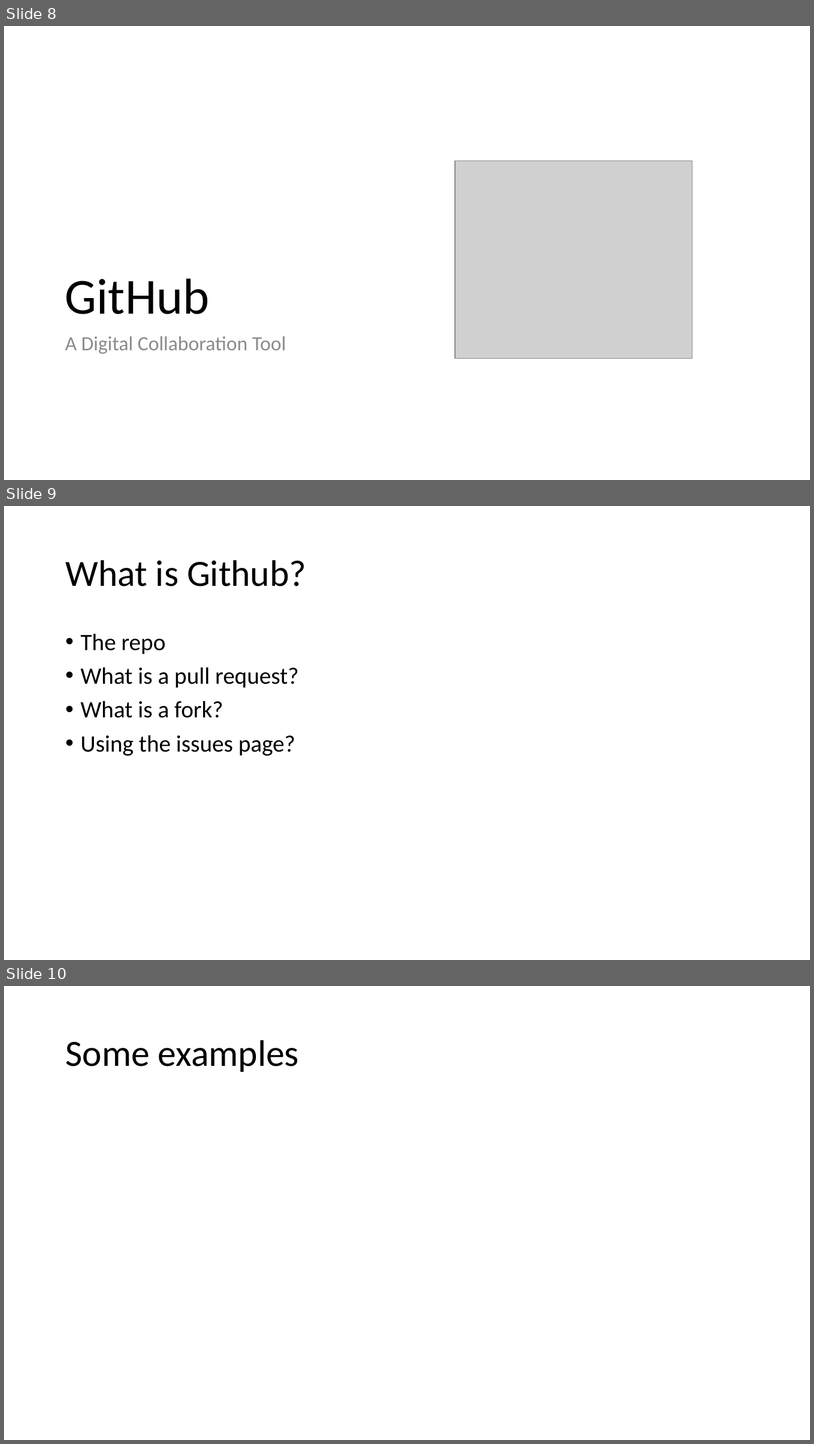
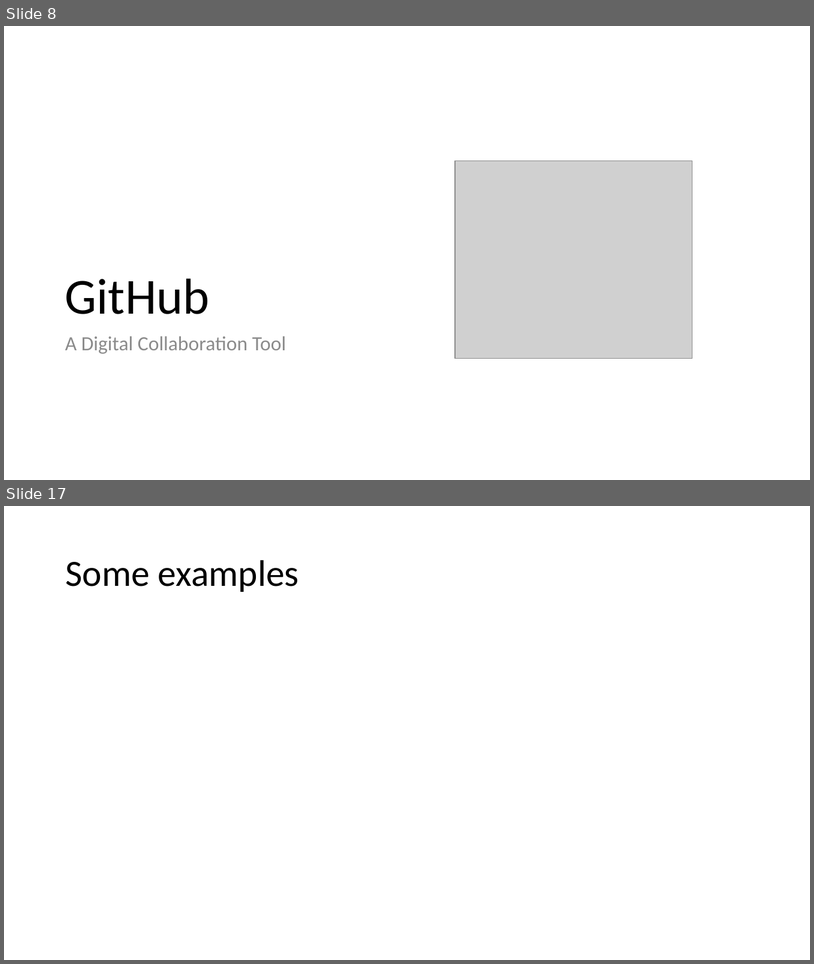
Before and after one commit to ReproducibleQM/n_commandments, a slide deck: pres_deck.pptx. Shown one above the other, each under a label of ours: slides 8, 9 and 10 before the commit, slides 8 and 17 after it; the slides between them are not shown. The pictures are 814x1444 and 814x964 pixels, drawn with LibreOffice and Linux fonts; fonts in the diff are those of the drawing; grey boxes stand for pictures. Boxes give left, top, right and bottom in pixels: in the first picture for what was removed or moved away, otherwise in the second. Text is boxed around its words. In the diff, an @@ line names an element or a change of style, - is before the commit and + after.

Commit message:
Add github slides

```diff
--- a/pres_deck.pptx
+++ b/pres_deck.pptx
@@ slide 9 removed at (x1=4, y1=506, x2=810, y2=960), background #FFFFFF @@
@@ title removed at (x1=65, y1=560, x2=306, y2=586) @@
-What is Github?
@@ text removed at (x1=81, y1=633, x2=299, y2=756) @@
-• The repo
-• What is a pull request?
-• What is a fork?
-• Using the issues page?
@@ what was slide 10 is now slide 17 @@
```
Also in this commit, not shown: 1 slide changed, 8 slides added, 1 other slide removed.
